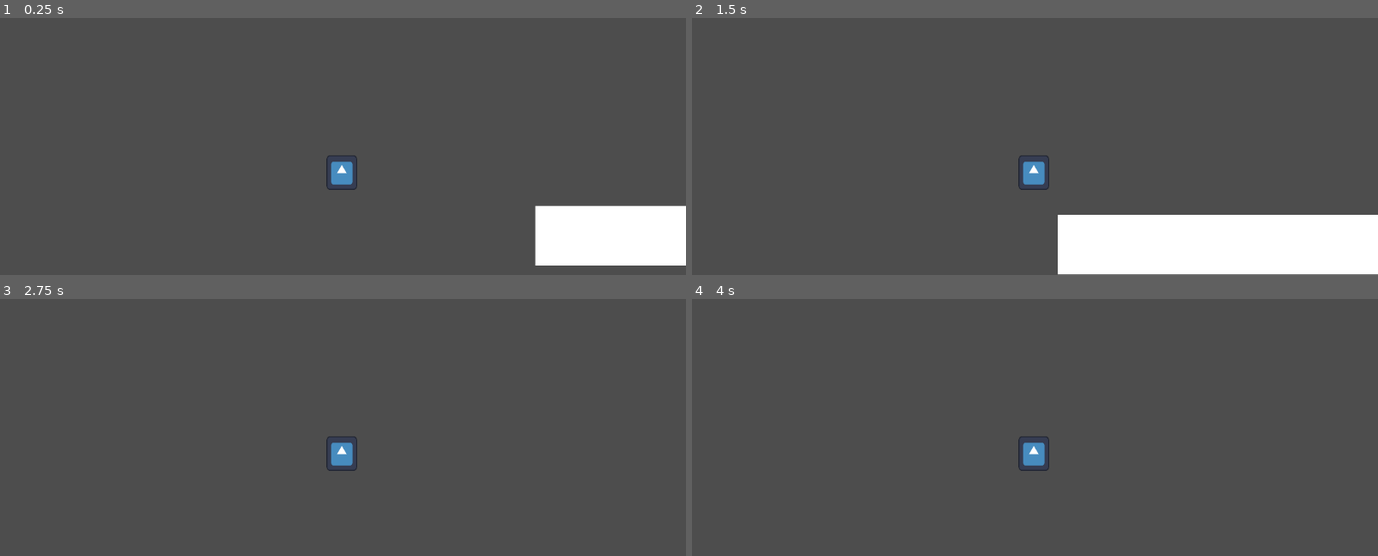
Above: before the commit, frames 1-4 (two rows, left to right).
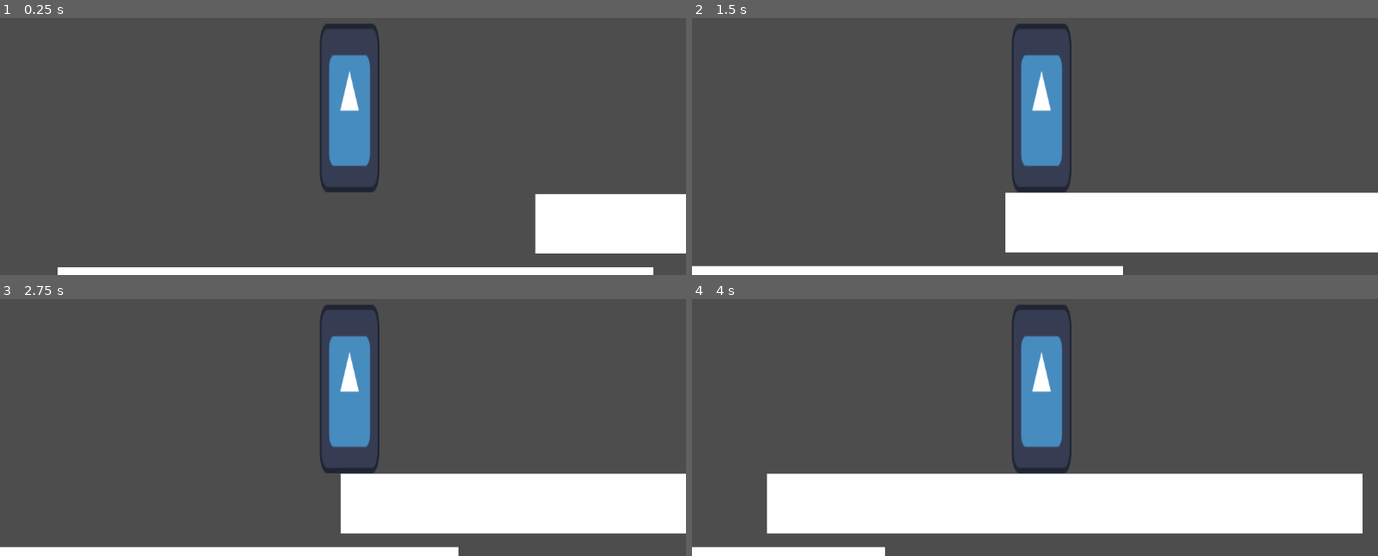
Above: after the commit, the same moments.

Repository: paria12/game-jam
Game: Godot game, scene res://main_scene.tscn
Two runs of this game, one before a commit and one after it. Both use one fixed random seed, a clock stepped at 60 frames per second and the inputs below. The engine's default icon, where the game draws it, is replaced by a stand-in: a white triangle on a blue panel in a dark square.
Inputs:
- Up to frame 1 (0.25 s): no input
- Up to frame 2 (1.5 s): hold Space (jump) 0.53-1.28 s; hold D (move_right) from 0.53 s (still down); tap S (crouch) at 0.6 s; tap Space (jump) at 1.35 s
- Up to frame 3 (2.75 s): tap Space (jump) at 1.52, 1.82 s; tap S (crouch) at 1.55, 2.1 s; release D (move_right) at 2.03 s; hold Left (move_left) from 2.03 s (still down); hold Space (jump) from 2.03 s (still down)
- Up to frame 4 (4 s): release Left (move_left) at 2.78 s; release Space (jump) at 2.78 s; hold D (move_right) from 2.78 s (still down); tap S (crouch) at 2.85 s; tap Space (jump) at 3.02, 3.32 s; hold Space (jump) from 3.53 s (still down)

The runs differ from the first frame. In frame 1, 8.3% of the frame differs, in the area x 8-100%, y 2-100%; in frame 2, 15%; in frame 3, 18%; in frame 4, 25%, in the area x 0-98%, y 2-100%.

Commit message:
player movement

Diff:
--- a/game-jam/player.gd
+++ b/game-jam/player.gd
@@ -1,22 +1,53 @@
 extends CharacterBody2D
 
-@export var speed = 300
-@export var gravity  = 30
-@export var jump = 800
+@export var speed = 400
+@export var gravity  = 40
+@export var jump = 750
+@export var running_coef = 2.0
+@export var long_jump_duration = 0.25
+@export var cayote_time:float = 0.5
+
+var ground_timer: float = 0.0
+var jump_timer:float = 0.0
+var jump_velocity:float = 0.0
+var death_position = Vector2(0.0, 500.0)
 
 func _physics_process(delta: float) -> void:
-	if !is_on_floor():
+	# faire un input buffer
+
+	if(self.position.y >= death_position.y):
+		#$Sprite2D.queue_free()
+		get_node("../GameOver").game_over()
+
+	# cas dans lequel on utilise la position accroupi
+	var horizontal_direction = Input.get_axis("move_left","move_right")
+
+	if (Input.is_action_just_pressed("jump")):
+		jump_velocity = - jump - abs(horizontal_direction / 3)
+		ground_timer = cayote_time
+
+	if (Input.is_action_pressed("jump")):
+		if (jump_timer < long_jump_duration ):
+			velocity.y = jump_velocity
+			jump_timer += delta
+	else:
+		if (jump_timer < long_jump_duration ):
+			jump_timer = long_jump_duration
+		if (ground_timer < cayote_time):
+			jump_timer = 0.0
+			jump_velocity = 0.0
+		if (is_on_floor()):
+			ground_timer = 0.0
+
+	if (!is_on_floor()):
 		velocity.y += gravity
-		if velocity.y > 500:
-			velocity.y = 500
+		ground_timer += delta
+		if (Input.is_action_just_pressed("crouch")):
+			velocity.y += gravity * 11
 
-	if Input.is_action_just_pressed("jump"): #&& is_on_floor():
-		velocity.y = -jump
+	if (!Input.is_action_pressed("run")):
+		velocity.x = (velocity.x +(speed * horizontal_direction)) / 2
+	else :
+		velocity.x = (velocity.x +(speed * horizontal_direction * running_coef)) / 2
 
-	# cas dans lequel on utilise la position accroupi*
-	# réduire la speed à 200
-	#if Input.is_action_just_pressed("crouch"):
-
-	var horizontal_direction = Input.get_axis("move_left","move_right")
-	velocity.x = speed * horizontal_direction
 	move_and_slide()
--- a/game-jam/player.tscn
+++ b/game-jam/player.tscn
@@ -1,23 +1,30 @@
-[gd_scene load_steps=4 format=3 uid="uid://cely711l01bmm"]
+[gd_scene load_steps=5 format=3 uid="uid://cely711l01bmm"]
 
 [ext_resource type="Texture2D" uid="uid://2vuuoj0h5trs" path="res://icon.svg" id="1_4flbx"]
 [ext_resource type="Script" uid="uid://cioca66e5eyev" path="res://player.gd" id="1_onrkg"]
+[ext_resource type="Texture2D" uid="uid://bv6p2widvftts" path="res://calque.png" id="3_i3pqv"]
 
-[sub_resource type="RectangleShape2D" id="RectangleShape2D_onrkg"]
-size = Vector2(52, 59)
+[sub_resource type="CapsuleShape2D" id="CapsuleShape2D_hqtel"]
+radius = 51.0
+height = 290.0
 
 [node name="Player" type="CharacterBody2D"]
-position = Vector2(265, 168)
+position = Vector2(2, -4)
 script = ExtResource("1_onrkg")
 
 [node name="Sprite2D" type="Sprite2D" parent="."]
-position = Vector2(-2, -29)
-scale = Vector2(0.402344, 0.457031)
+position = Vector2(11, -137.5)
+scale = Vector2(0.78125, 2.21094)
 texture = ExtResource("1_4flbx")
 
 [node name="CollisionShape2D" type="CollisionShape2D" parent="."]
-position = Vector2(-2, -29.5)
-shape = SubResource("RectangleShape2D_onrkg")
+position = Vector2(10, -140)
+shape = SubResource("CapsuleShape2D_hqtel")
 
 [node name="Camera2D" type="Camera2D" parent="."]
 position = Vector2(0, -181)
+
+[node name="Calque" type="Sprite2D" parent="."]
+show_behind_parent = true
+position = Vector2(-64, -354)
+texture = ExtResource("3_i3pqv")
